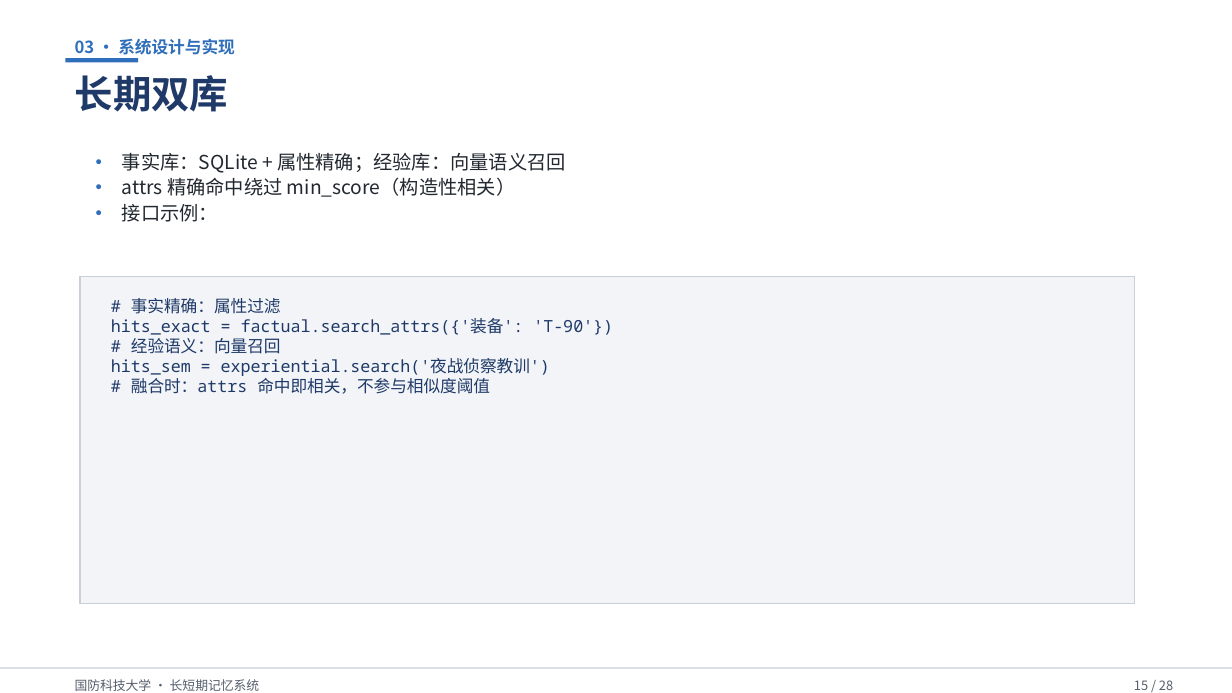
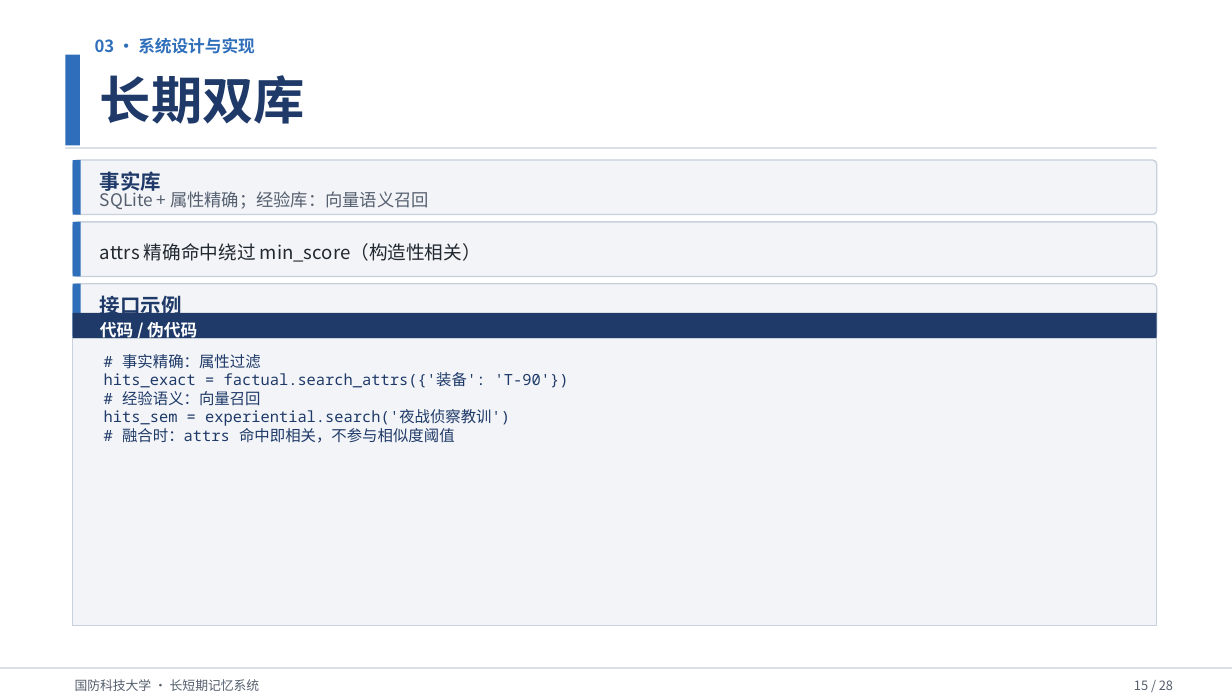
Before and after one commit to Outer-nebula-observer/yz-03, a slide deck: slide 15 of 汇报PPT/最终汇报成果.pptx. Drawn at 1232x693 pixels with LibreOffice and Linux fonts; fonts in the diff are those of the drawing. Boxes give left, top, right and bottom in pixels: in the first picture for what was removed or moved away, otherwise in the second. Text is boxed around its words. In the diff, an @@ line names an element or a change of style, - is before the commit and + after.

```diff
--- a/汇报PPT/最终汇报成果.pptx
+++ b/汇报PPT/最终汇报成果.pptx
@@ rectangle: place and size @@
-rectangle at <box>66,58,139,63</box>
+rectangle at <box>66,55,80,145</box>
@@ text "03 · 系统设计与实现" rewrapped from <box>75,39,235,59</box> to <box>95,38,255,54</box> @@
@@ text "长期双库": place and size @@
-text "长期双库" at <box>75,75,229,112</box>
+text "长期双库" at <box>100,75,305,124</box>
@@ text "长期双库" at <box>100,75,305,124</box>: size 30 to 40 pt @@
@@ rectangle added at <box>66,147,1157,149</box>, fill #C8D0DC @@
@@ text removed at <box>80,145,106,181</box> @@
-•
@@ rounded rectangle added at <box>73,160,1157,214</box>, fill #F2F4F8, outline #C8D0DC 1 pt @@
@@ rectangle added at <box>73,160,81,214</box>, fill #2F6EBA @@
@@ text removed at <box>80,171,106,207</box> @@
-•
@@ text added at <box>100,171,161,195</box>, 16 pt, text #1F3A68, bold @@
+事实库
@@ text removed at <box>80,197,106,233</box> @@
-•
@@ text at <box>100,189,429,209</box>: text changed; size 15 to 13.5 pt; text colour #222830 to #555F6E @@
-事实库：SQLite + 属性精确；经验库：向量语义召回
+SQLite + 属性精确；经验库：向量语义召回
@@ rounded rectangle added at <box>73,222,1157,276</box>, fill #F2F4F8, outline #C8D0DC 1 pt @@
@@ rectangle added at <box>73,222,81,276</box>, fill #2F6EBA @@
@@ text "attrs 精确命中绕过 min_score（构造性相关）": place and size @@
-text "attrs 精确命中绕过 min_score（构造性相关）" at <box>122,177,515,197</box>
+text "attrs 精确命中绕过 min_score（构造性相关）" at <box>100,243,481,262</box>
@@ text "attrs 精确命中绕过 min_score（构造性相关）" at <box>100,243,481,262</box>: size 15 to 14.5 pt @@
@@ rounded rectangle added at <box>73,284,1157,338</box>, fill #F2F4F8, outline #C8D0DC 1 pt @@
@@ rectangle added at <box>73,284,81,338</box>, fill #2F6EBA @@
@@ text at <box>100,292,182,318</box>: text changed; size 15 to 16 pt; text colour #222830 to #1F3A68; bold on @@
-接口示例：
+接口示例
@@ rectangle added at <box>73,313,1157,339</box>, fill #1F3A68 @@
@@ text added at <box>100,320,197,342</box>, 13 pt, text #FFFFFF, bold @@
+代码 / 伪代码
@@ rectangle: place and size @@
-rectangle at <box>80,276,1136,604</box>
+rectangle at <box>73,338,1157,626</box>
@@ rectangle at <box>73,338,1157,626</box>: outline #C8D0DC 1 pt to #C8D0DC 1.2 pt @@
@@ text "# 事实精确：属性过滤": place and size @@
-text "# 事实精确：属性过滤" at <box>111,298,613,394</box>
+text "# 事实精确：属性过滤" at <box>104,354,569,443</box>
@@ text "# 事实精确：属性过滤" at <box>104,354,569,443</box>: size 13 to 12 pt @@
```
Also in this commit, not shown: 27 other slides changed, 2 other files.
